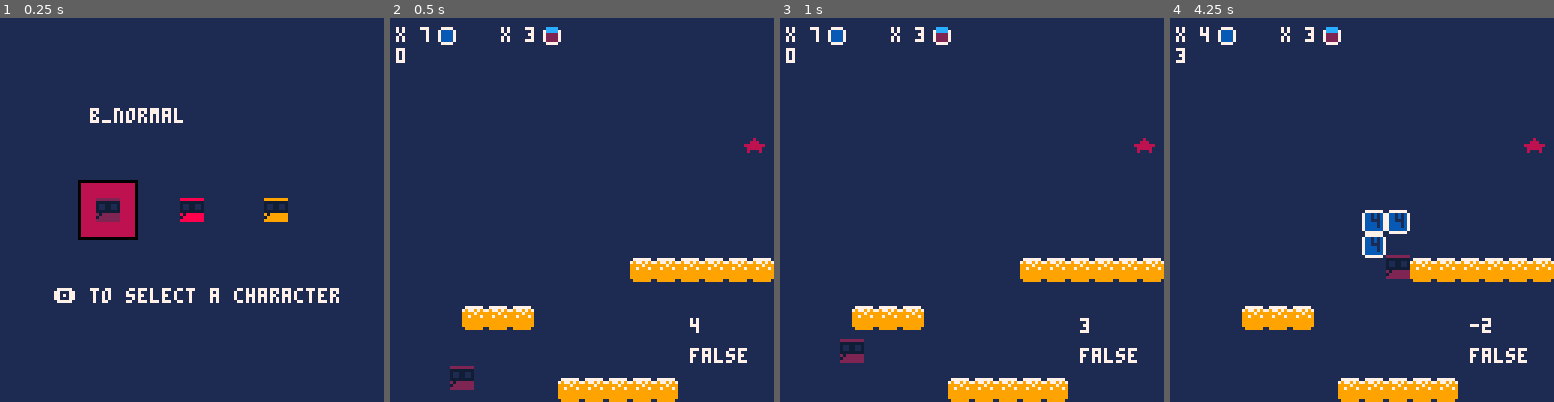
Above: before the commit, frames 1-4 (left to right).
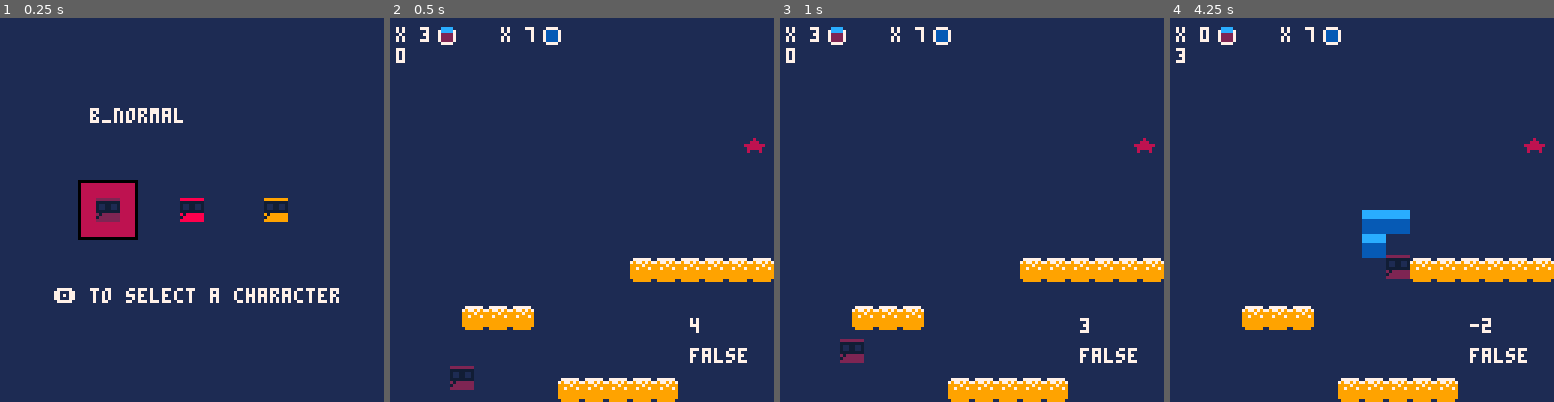
Above: after the commit, the same moments.

Repository: FlavioIero/PlatformMaker
Game: PICO-8 cartridge platformmaker.p8
The game is run twice, just before and just after one commit, with the same random seed, the same clock (stepped at 60 frames per second) and the same inputs.
Inputs:
- Up to frame 1 (0.25 s): no input
- Up to frame 2 (0.5 s): tap X (X key) at 0.33 s
- Up to frame 3 (1 s): tap O (Z key) at 0.7 s
- Up to frame 4 (4.25 s): tap X (X key) at 1.07, 1.85, 2.97, 4.08 s; hold Right 1.6-2.1 s; tap O (Z key) every 0.4 s from 1.7 to 4.1 s; hold Up 2.15-2.42 s; hold Right 2.47-3.03 s; hold Left 3.08-3.58 s; hold Down 3.63-3.97 s; hold Right from 4.02 s (still down)

Frame 1 is identical in both runs. In frame 2, 0.3% of the frame differs, in the area x 7-44%, y 2-7%; in frame 3, 0.3%; in frame 4, 1.1%, in the area x 7-63%, y 2-63%.

Commit message:
slime block

Diff:
--- a/platformmaker.p8
+++ b/platformmaker.p8
@@ -54,9 +54,9 @@
 
 	bm = blocks_mng:new()
 
+	bm:add_blocks(block_types.b_slime,3)
 	bm:add_blocks(block_types.b_normal,5)
 	bm:add_blocks(block_types.b_normal,2)
-	bm:add_blocks(block_types.b_slime,3)
 end
 
 function update_menu()
@@ -98,19 +98,16 @@
 	-- end temp
 	p:update()
 	bm:update()
-
 end
 
 function draw_game()
 	cls(2)
 	map(0,0,0,0,16,16)
 
+	bm:draw()
 	p:draw()
-	bm:draw()
 
 	print("★",118,40,10)
-	--spr(66,2,2)
-
 end
 -->8
 -- utils --
@@ -229,13 +226,12 @@
 local vel_x = 2
 
 -- var
-local vel_y
+
 
 -- temp debug
 local b_pos
 
 function player_reset_var()
-	vel_y = 0
 
 	-- temp debug
 	b_pos = vector2.new(64,64)
@@ -246,7 +242,9 @@
 	return setmetatable(
 								{pos=pos,
 								sprt=sprt,
-								state=states.jump},
+								state=states.jump,
+								vel_x=vel_x,
+								vel_y=0},
 								player)
 end
 
@@ -276,8 +274,8 @@
 	local y = self.pos.y
 
 	if btnp(🅾️) then
-		vel_y = jump_vel end
-	y += vel_y
+		self.vel_y = jump_vel end
+	y += self.vel_y
 	y = min(120,max(0,y))
 	self:move(vector2.new(x,y))
 	while y~=o_pos.y and
@@ -292,9 +290,9 @@
 	end
 
 	if btn(⬅️) then
-		x -= vel_x end
+		x -= self.vel_x end
 	if btn(➡️) then
-		x += vel_x end
+		x += self.vel_x end
 	x = min(120,max(0,x))
 	self:move(vector2.new(x,y))
 	while x~=o_pos.x and
@@ -352,11 +350,11 @@
 end
 
 function player:apply_gravity()
-	vel_y = min(max_fall,vel_y+g*weight)
+	self.vel_y = min(max_fall,self.vel_y+g*weight)
 end
 
 function player:draw()
-	print(vel_y,100,100,7)
+	print(self.vel_y,100,100,7)
 	spr(self.sprt,self.pos.x,self.pos.y)
 	print(self:collide_blocks(),100,110,7)
 	if self.state == states.build then
@@ -422,7 +420,15 @@
 b_slime = block:new({
 	name = "b_slime",
 	sprt_ui = 130,
-	sprt = 131
+	sprt = 131,
+	vel_y = -10,
+
+	update = function(self)
+		if self.active and
+					collide_rect(p.pos.x,p.pos.y,8,8,self.pos.x,self.pos.y-0.1,8,3) then
+			p.vel_y = self.vel_y
+		end
+	end
 })
 -->8
 -- blocks manager --
@@ -607,11 +613,11 @@
 00000000000000000000000000000000000000000000000000000000000000000000000000000000000000000000000000000000000000000000000000000000
 00000000000000000000000000000000000000000000000000000000000000000000000000000000000000000000000000000000000000000000000000000000
 00000000077777700000000044444444000000000000000000000000000000000000000000000000000000000000000000000000000000000000000000000000
-00777700733030370044440044414144000000000000000000000000000000000000000000000000000000000000000000000000000000000000000000000000
-07333370733030370744447044414144000000000000000000000000000000000000000000000000000000000000000000000000000000000000000000000000
-07333370733000370788887033311133000000000000000000000000000000000000000000000000000000000000000000000000000000000000000000000000
-07333370733330370788887033333133000000000000000000000000000000000000000000000000000000000000000000000000000000000000000000000000
-07333370733330370788887033333133000000000000000000000000000000000000000000000000000000000000000000000000000000000000000000000000
+00777700733333370044440044444444000000000000000000000000000000000000000000000000000000000000000000000000000000000000000000000000
+07333370733333370744447044444444000000000000000000000000000000000000000000000000000000000000000000000000000000000000000000000000
+07333370733333370788887033333333000000000000000000000000000000000000000000000000000000000000000000000000000000000000000000000000
+07333370733333370788887033333333000000000000000000000000000000000000000000000000000000000000000000000000000000000000000000000000
+07333370733333370788887033333333000000000000000000000000000000000000000000000000000000000000000000000000000000000000000000000000
 00777700733333370077770033333333000000000000000000000000000000000000000000000000000000000000000000000000000000000000000000000000
 00000000077777700000000033333333000000000000000000000000000000000000000000000000000000000000000000000000000000000000000000000000
 __gff__
